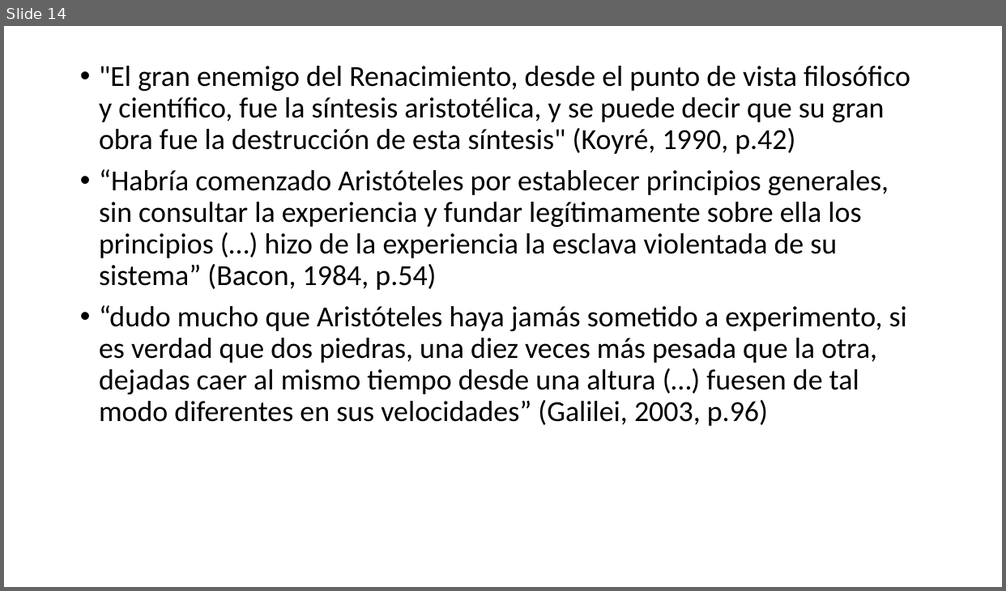
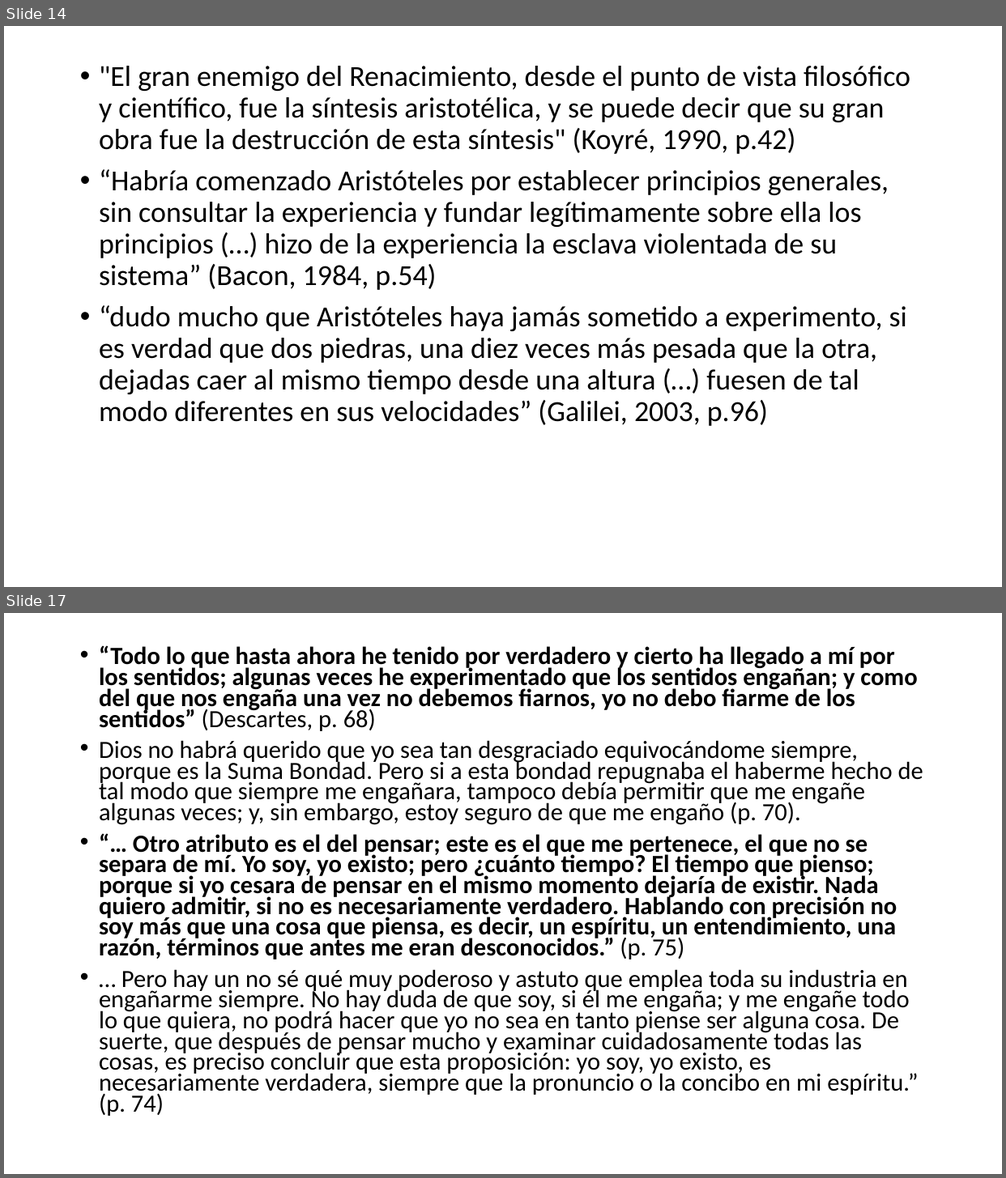
Before and after one commit to zaboltar/zaboltar.github.io, a slide deck: assets uarm/2024 1/moderna/compendio controles 1.pptx. Shown one above the other, each under a label of ours: slide 14 before the commit, slides 14 and 17 after it; the slides between them are not shown. The pictures are 1006x591 and 1006x1178 pixels, drawn with LibreOffice and Linux fonts; fonts in the diff are those of the drawing. Boxes give left, top, right and bottom in pixels: in the first picture for what was removed or moved away, otherwise in the second. Text is boxed around its words. In the diff, an @@ line names an element or a change of style, - is before the commit and + after.

```diff
--- a/assets uarm/2024 1/moderna/compendio controles 1.pptx
+++ b/assets uarm/2024 1/moderna/compendio controles 1.pptx
@@ slide 17 added at (4, 613, 1002, 1174), background #FFFFFF @@
@@ text added at (99, 645, 923, 1116), 23.8 pt, text #000000 @@
+• “Todo lo que hasta ahora he tenido por verdadero y cierto ha llegado a mí por los sentidos; algunas veces he experimentado que los sentidos engañan; y como del que nos engaña una vez no debemos fiarnos, yo no debo fiarme de los sentidos” (Descartes, p. 68)
+• Dios no habrá querido que yo sea tan desgraciado equivocándome siempre, porque es la Suma Bondad. Pero si a esta bondad repugnaba el haberme hecho de tal modo que siempre me engañara, tampoco debía permitir que me engañe algunas veces; y, sin embargo, estoy seguro de que me engaño (p. 70).
+• “… Otro atributo es el del pensar; este es el que me pertenece, el que no se separa de mí. Yo soy, yo existo; pero ¿cuánto tiempo? El tiempo que pienso; porque si yo cesara de pensar en el mismo momento dejaría de existir. Nada quiero admitir, si no es necesariamente verdadero. Hablando con precisión no soy más que una cosa que piensa, es decir, un espíritu, un entendimiento, una razón, términos que antes me eran desconocidos.” (p. 75)
+• … Pero hay un no sé qué muy poderoso y astuto que emplea toda su industria en engañarme siempre. No hay duda de que soy, si él me engaña; y me engañe todo lo que quiera, no podrá hacer que yo no sea en tanto piense ser alguna cosa. De suerte, que después de pensar mucho y examinar cuidadosamente todas las cosas, es preciso concluir que esta proposición: yo soy, yo existo, es necesariamente verdadera, siempre que la pronuncio o la concibo en mi espíritu.” (p. 74)
```
Also in this commit, not shown: 6 other slides added, 3 other files.
